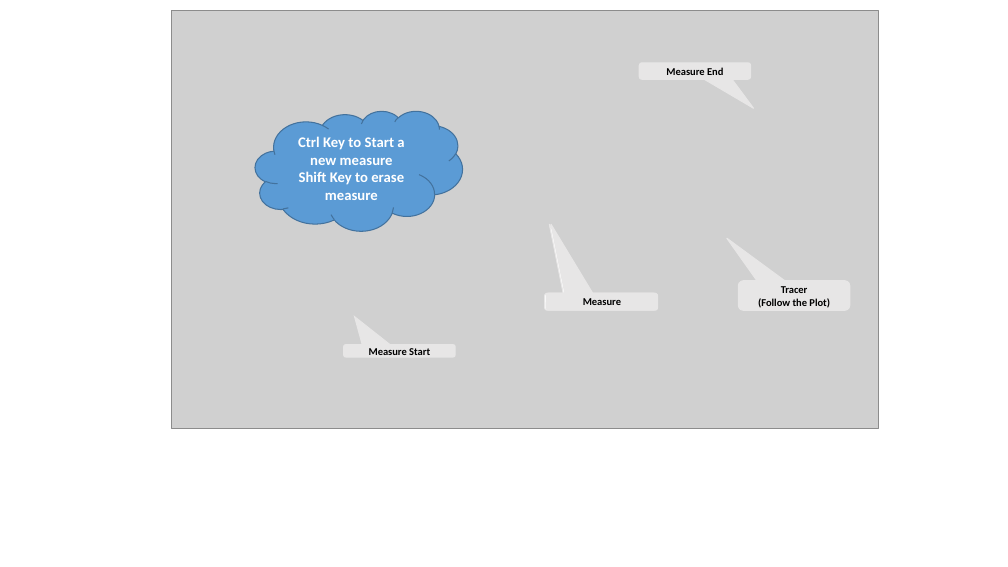
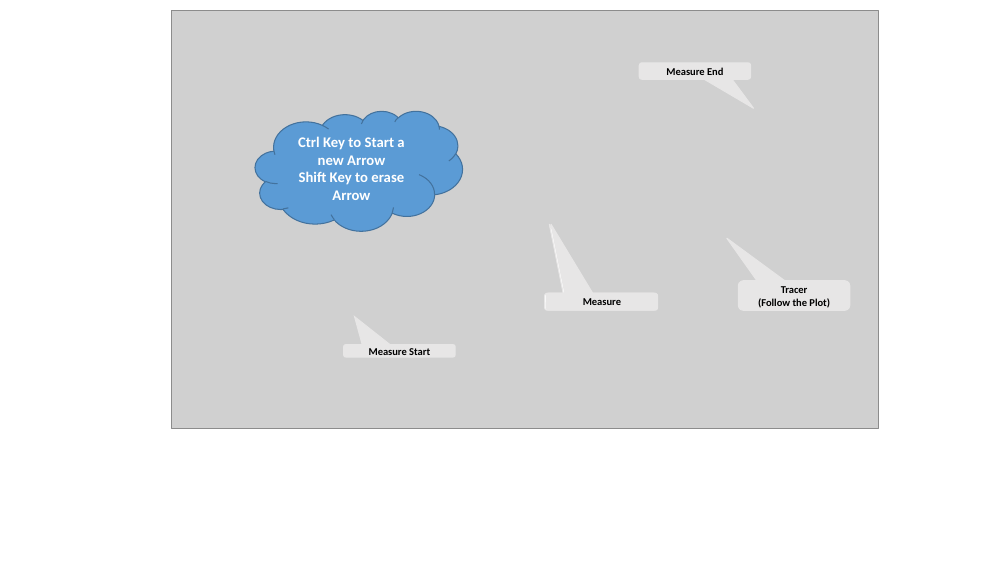
Before and after one commit to devlabnet/YASP, a slide deck: slide 7 of doc/images.pptx. Drawn at 1008x567 pixels with LibreOffice and Linux fonts; fonts in the diff are those of the drawing; grey boxes stand for pictures. Boxes give left, top, right and bottom in pixels: in the first picture for what was removed or moved away, otherwise in the second. Text is boxed around its words. In the diff, an @@ line names an element or a change of style, - is before the commit and + after.

```diff
--- a/doc/images.pptx
+++ b/doc/images.pptx
@@ text in cloud at <box>298,136,404,200</box>: text changed @@
-Ctrl Key to Start a new measure
-Shift Key to erase measure
+Ctrl Key to Start a new Arrow
+Shift Key to erase Arrow
```
Also in this commit, not shown: 4 other slides changed, 3 slides added, 26 other files.
